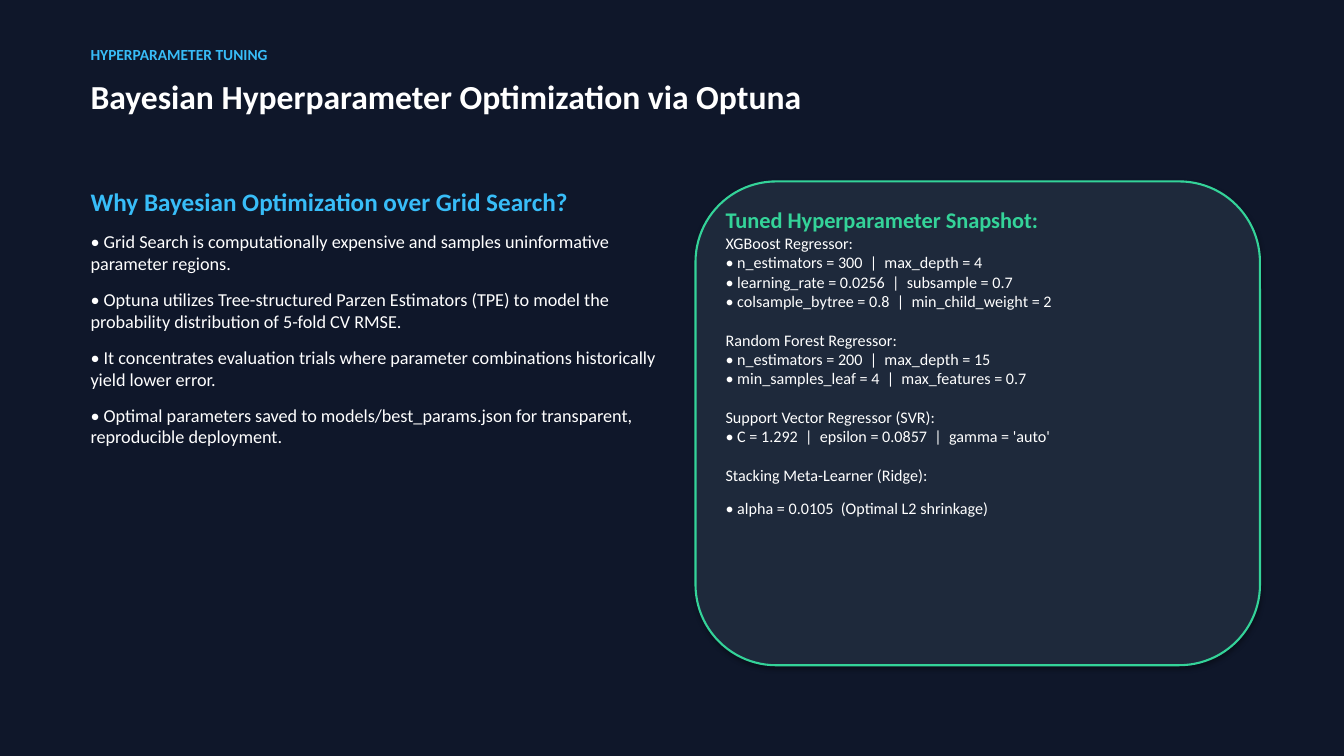
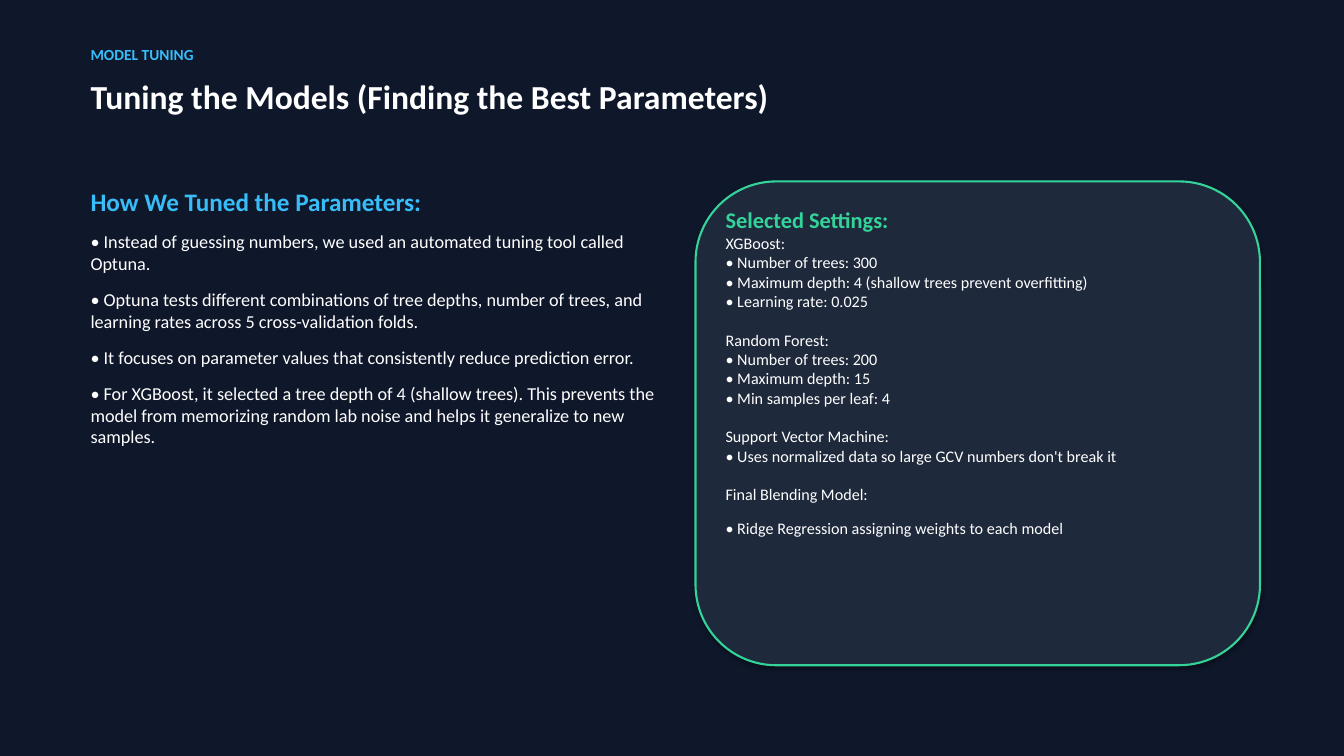
Before and after one commit to anurag-mitti/gcv_predictor, a slide deck: slide 7 of Coal_GCV_Prediction_Presentation.pptx. Drawn at 1344x756 pixels with LibreOffice and Linux fonts; fonts in the diff are those of the drawing. Boxes give left, top, right and bottom in pixels: in the first picture for what was removed or moved away, otherwise in the second. Text is boxed around its words. In the diff, an @@ line names an element or a change of style, - is before the commit and + after.

```diff
--- a/Coal_GCV_Prediction_Presentation.pptx
+++ b/Coal_GCV_Prediction_Presentation.pptx
@@ text at <box>91,50,194,60</box>: text changed @@
-HYPERPARAMETER TUNING
+MODEL TUNING
@@ text at <box>91,84,768,115</box>: text changed @@
-Bayesian Hyperparameter Optimization via Optuna
+Tuning the Models (Finding the Best Parameters)
@@ text at <box>91,193,654,446</box>: text changed @@
-Why Bayesian Optimization over Grid Search?
-• Grid Search is computationally expensive and samples uninformative parameter regions.
-• Optuna utilizes Tree-structured Parzen Estimators (TPE) to model the probability distribution of 5-fold CV RMSE.
-• It concentrates evaluation trials where parameter combinations historically yield lower error.
-• Optimal parameters saved to models/best_params.json for transparent, reproducible deployment.
+How We Tuned the Parameters:
+• Instead of guessing numbers, we used an automated tuning tool called Optuna.
+• Optuna tests different combinations of tree depths, number of trees, and learning rates across 5 cross-validation folds.
+• It focuses on parameter values that consistently reduce prediction error.
+• For XGBoost, it selected a tree depth of 4 (shallow trees). This prevents the model from memorizing random lab noise and helps it generalize to new samples.
@@ text at <box>726,212,1116,537</box>: text changed @@
-Tuned Hyperparameter Snapshot:
-XGBoost Regressor:
-• n_estimators = 300 | max_depth = 4
-• learning_rate = 0.0256 | subsample = 0.7
-• colsample_bytree = 0.8 | min_child_weight = 2
-Random Forest Regressor:
-• n_estimators = 200 | max_depth = 15
-• min_samples_leaf = 4 | max_features = 0.7
-Support Vector Regressor (SVR):
-• C = 1.292 | epsilon = 0.0857 | gamma = 'auto'
-Stacking Meta-Learner (Ridge):
-• alpha = 0.0105 (Optimal L2 shrinkage)
+Selected Settings:
+XGBoost:
+• Number of trees: 300
+• Maximum depth: 4 (shallow trees prevent overfitting)
+• Learning rate: 0.025
+Random Forest:
+• Number of trees: 200
+• Maximum depth: 15
+• Min samples per leaf: 4
+Support Vector Machine:
+• Uses normalized data so large GCV numbers don't break it
+Final Blending Model:
+• Ridge Regression assigning weights to each model
```
Also in this commit, not shown: 9 other slides changed, 1 slide added, 1 slide removed, 3 other files.
